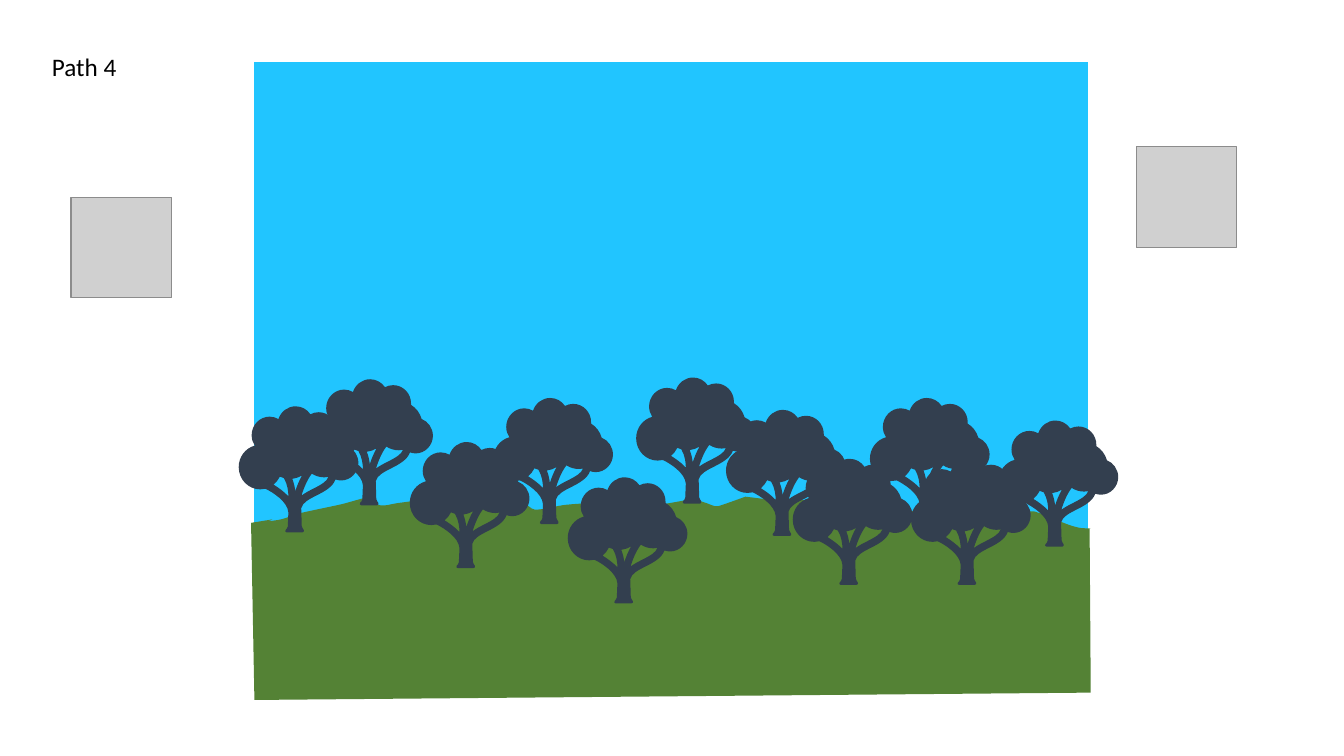
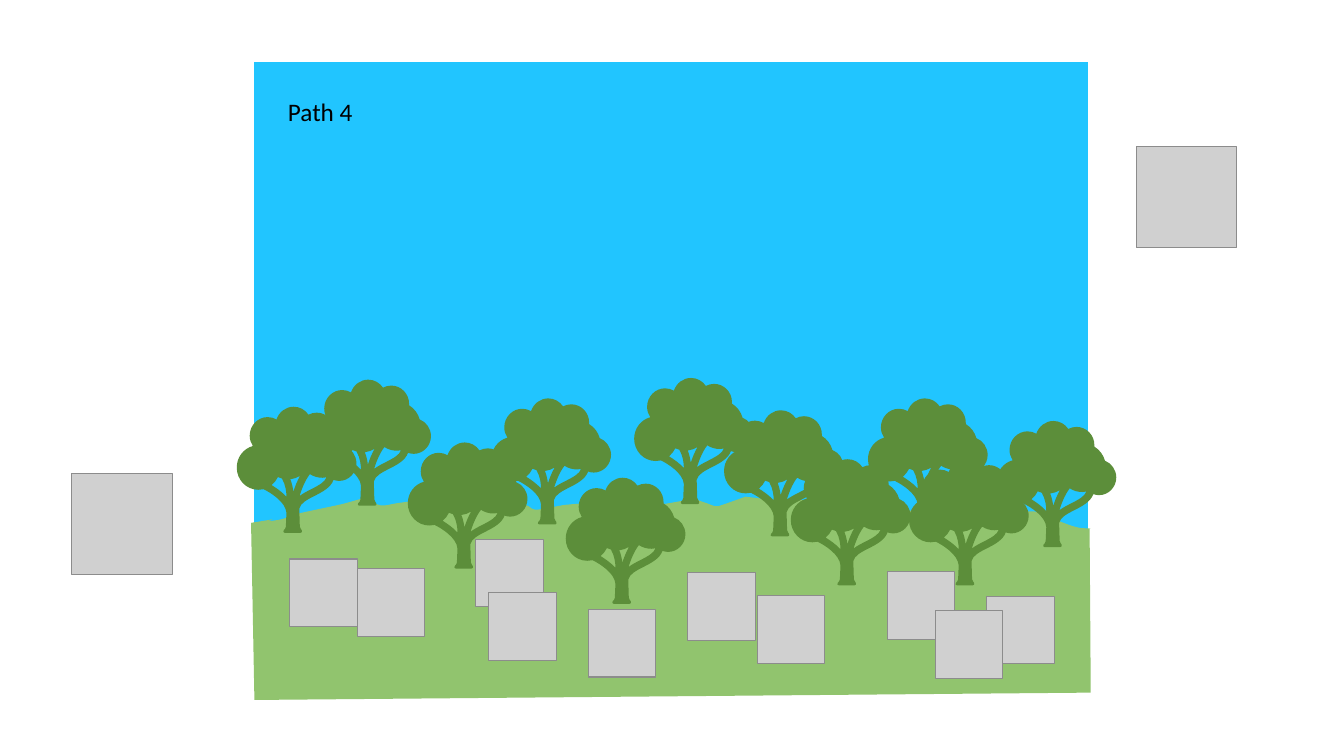
Before and after one commit to AmeliaTYR/SlimeFighter, a slide deck: slide 17 of otherFiles/art.pptx (slide 14 before the commit). Drawn at 1344x756 pixels with LibreOffice and Linux fonts; fonts in the diff are those of the drawing; grey boxes stand for pictures. Boxes give left, top, right and bottom in pixels: in the first picture for what was removed or moved away, otherwise in the second. Text is boxed around its words. In the diff, an @@ line names an element or a change of style, - is before the commit and + after.

```diff
--- a/otherFiles/art.pptx
+++ b/otherFiles/art.pptx
@@ text "Path 4": place and size @@
-text "Path 4" at (52,58,117,76)
+text "Path 4" at (288,103,353,121)
@@ picture removed at (71,198,171,298) @@
@@ fill #333F50 to #5C8E3A; outline redrawn in 11 elements at (408,443,528,569), (634,378,754,504), (491,398,611,524), (566,478,686,604), (724,410,844,536), (868,398,988,524), (909,460,1029,586), (997,421,1117,547), (312,380,432,506), (791,460,911,586), (237,407,357,533) @@
@@ picture added at (72,474,172,575) @@
@@ freeform shape at (251,497,1091,701): fill #548235 to #91C46E @@
@@ picture added at (476,539,543,607) @@
@@ picture added at (289,560,357,627) @@
@@ picture added at (357,569,424,636) @@
@@ picture added at (489,593,557,660) @@
@@ picture added at (689,573,756,640) @@
@@ picture added at (757,596,825,663) @@
@@ picture added at (887,572,955,639) @@
@@ picture added at (987,597,1055,664) @@
@@ picture added at (589,610,656,678) @@
@@ picture added at (936,611,1003,679) @@
```
Also in this commit, not shown: 5 other slides changed, 8 slides added, 35 other files.
